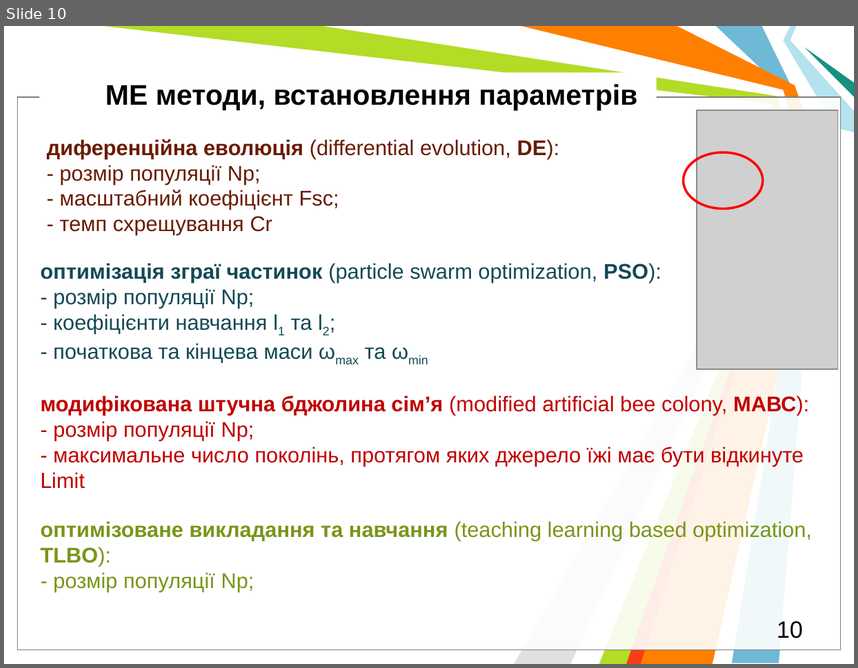
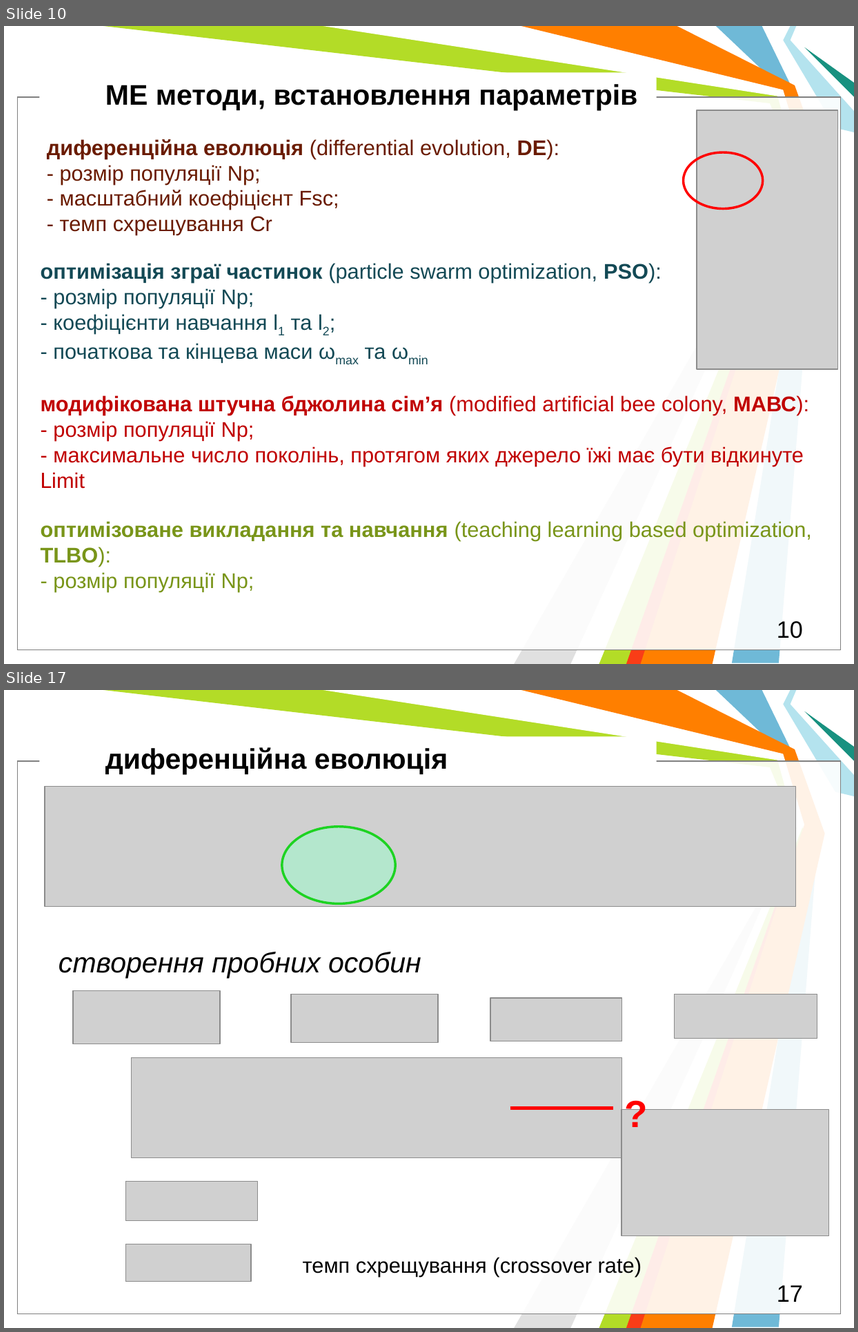
Before and after one commit to l432/NMK, a slide deck: Lecture/DAAD/DAAD_MetaH.pptm. Shown one above the other, each under a label of ours: slide 10 before the commit, slides 10 and 17 after it; the slides between them are not shown. The pictures are 858x668 and 858x1332 pixels, drawn with LibreOffice and Linux fonts; fonts in the diff are those of the drawing; grey boxes stand for pictures; background and template pictures are left out. Boxes give left, top, right and bottom in pixels: in the first picture for what was removed or moved away, otherwise in the second. Text is boxed around its words. In the diff, an @@ line names an element or a change of style, - is before the commit and + after.

```diff
--- a/Lecture/DAAD/DAAD_MetaH.pptm
+++ b/Lecture/DAAD/DAAD_MetaH.pptm
@@ slide 17 added at (4, 690, 854, 1328), background #FFFFFF; not listed: 11 template elements that a slide beside it also shows @@
@@ text added at (105, 747, 448, 774), 24 pt, text #000000, bold @@
+диференційна еволюція
@@ picture added at (45, 786, 795, 906) @@
@@ ellipse added at (282, 827, 395, 904), fill #99FFCC at 50% opacity, outline #1DD322 2 pt @@
@@ text added at (59, 952, 421, 978), 24 pt, text #000000, italic @@
+створення пробних особин
@@ picture added at (73, 991, 220, 1044) @@
@@ picture added at (291, 994, 439, 1043) @@
@@ picture added at (490, 998, 622, 1041) @@
@@ picture added at (674, 994, 817, 1038) @@
@@ picture added at (132, 1057, 622, 1158) @@
@@ text added at (616, 1085, 657, 1140), 32 pt, text #FF0000, bold @@
+?
@@ line added from (510, 1108) to (613, 1108), #FF0000 3 pt @@
@@ picture added at (622, 1109, 829, 1235) @@
@@ picture added at (125, 1181, 257, 1221) @@
@@ picture added at (125, 1243, 252, 1281) @@
@@ text added at (303, 1256, 642, 1276), 18 pt, text #000000 @@
+темп схрещування (crossover rate)
@@ page number added at (777, 1285, 803, 1301), 20 pt, text #000000 @@
+17
```
Also in this commit, not shown: 2 slides changed, 10 other slides added, 6 slides removed.
